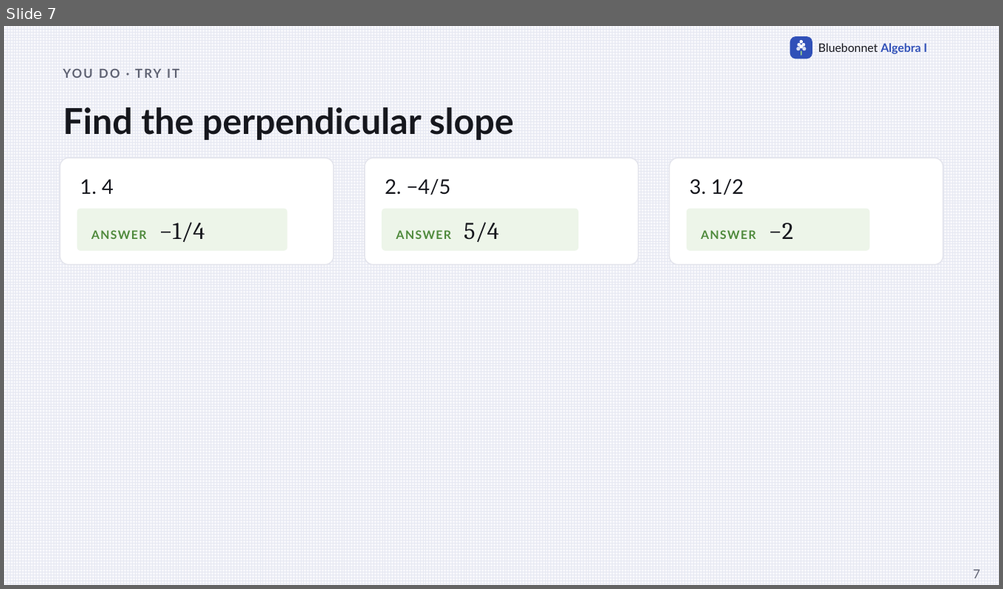
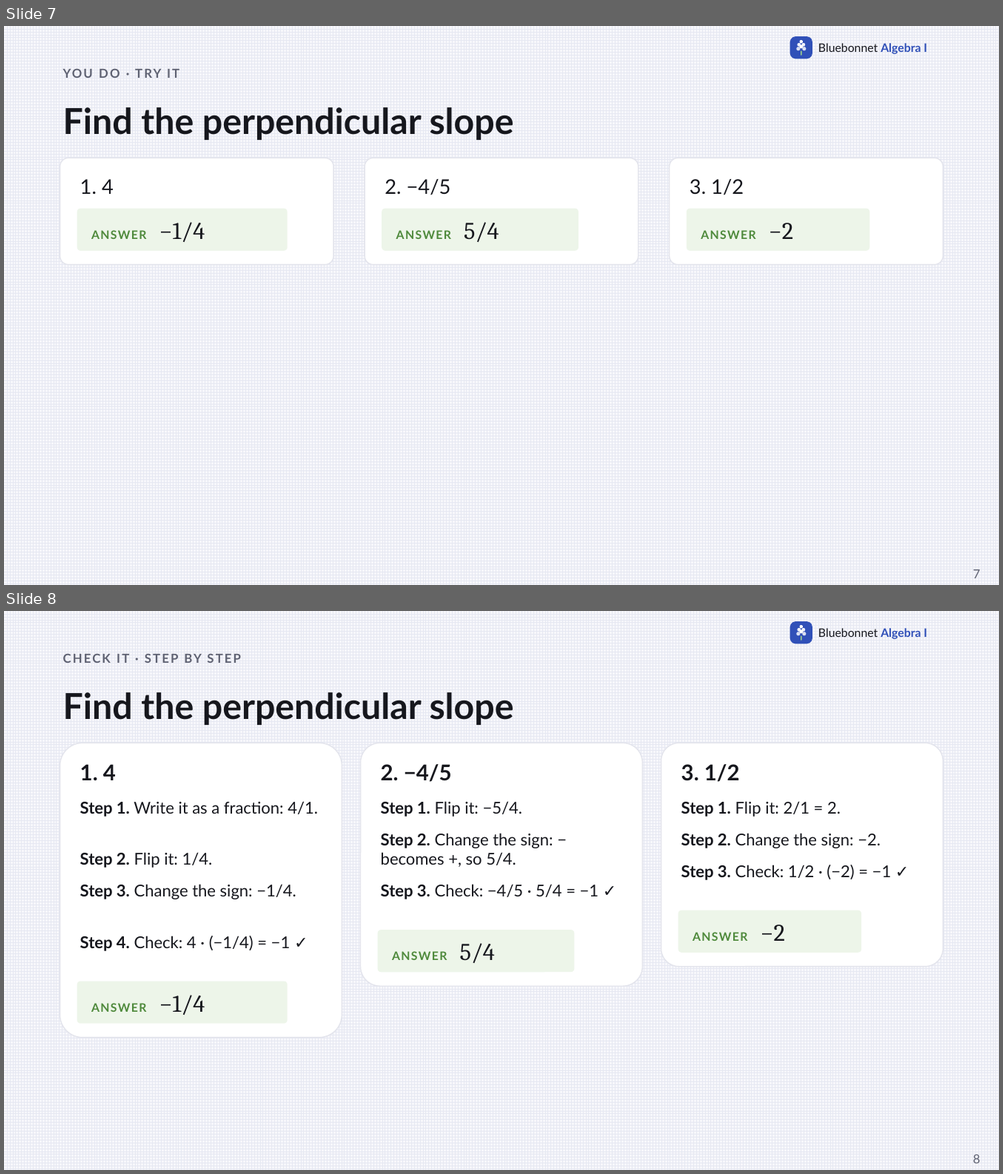
Before and after one commit to Apolloat2022/Algebra1M2U1L4, a slide deck: IEP/t2-lesson3-perpendicular-slopes-IEP.pptx. Shown one above the other, each under a label of ours: slide 7 before the commit, slides 7 and 8 after it. The pictures are 1003x589 and 1003x1174 pixels, drawn with LibreOffice and Linux fonts; fonts in the diff are those of the drawing. Boxes give left, top, right and bottom in pixels: in the first picture for what was removed or moved away, otherwise in the second. Text is boxed around its words. In the diff, an @@ line names an element or a change of style, - is before the commit and + after.

```diff
--- a/IEP/t2-lesson3-perpendicular-slopes-IEP.pptx
+++ b/IEP/t2-lesson3-perpendicular-slopes-IEP.pptx
@@ slide 8 added at bbox=[4, 611, 999, 1170], background pattern #E6E8F2 on #F7F7FB; not listed: 9 template elements that a slide beside it also shows @@
@@ text added at bbox=[184, 654, 202, 663], 12 pt, text #5F6272, bold @@
+CHECK IT · STEP BY STEP
@@ text added at bbox=[63, 692, 514, 725], 34.5 pt, text #16171D, bold @@
+Find the perpendicular slope
@@ rounded rectangle added at bbox=[60, 743, 342, 1038], fill #FFFFFF, outline #E3E4EC 1 pt @@
@@ rounded rectangle added at bbox=[361, 743, 643, 986], fill #FFFFFF, outline #E3E4EC 1 pt @@
@@ rounded rectangle added at bbox=[661, 743, 943, 967], fill #FFFFFF, outline #E3E4EC 1 pt @@
@@ text added at bbox=[80, 764, 116, 780], 21 pt, text #16171D, bold @@
+1. 4
@@ text added at bbox=[381, 764, 452, 782], 21 pt, text #16171D, bold @@
+2. −4/5
@@ text added at bbox=[681, 764, 740, 782], 21 pt, text #16171D, bold @@
+3. 1/2
@@ text added at bbox=[80, 801, 318, 817], 15.8 pt, text #16171D @@
+Step 1. Write it as a fraction: 4/1.
@@ text added at bbox=[381, 801, 522, 817], 15.8 pt, text #16171D @@
+Step 1. Flip it: −5/4.
@@ text added at bbox=[681, 801, 840, 817], 15.8 pt, text #16171D @@
+Step 1. Flip it: 2/1 = 2.
@@ text added at bbox=[80, 852, 213, 868], 15.8 pt, text #16171D @@
+Step 2. Flip it: 1/4.
@@ text added at bbox=[381, 833, 553, 866], 15.8 pt, text #16171D @@
+Step 2. Change the sign: − becomes +, so 5/4.
@@ text added at bbox=[681, 833, 880, 849], 15.8 pt, text #16171D @@
+Step 2. Change the sign: −2.
@@ text added at bbox=[681, 865, 891, 880], 15.8 pt, text #16171D @@
+Step 3. Check: 1/2 · (−2) = −1 ✓
@@ text added at bbox=[80, 884, 296, 900], 15.8 pt, text #16171D @@
+Step 3. Change the sign: −1/4.
@@ text added at bbox=[381, 884, 599, 900], 15.8 pt, text #16171D @@
+Step 3. Check: −4/5 · 5/4 = −1 ✓
@@ rounded rectangle added at bbox=[677, 910, 860, 953], fill #EDF5E9, 11.2 pt, text #4F8A3C, bold @@
+ANSWER −2
@@ text added at bbox=[80, 936, 290, 951], 15.8 pt, text #16171D @@
+Step 4. Check: 4 · (−1/4) = −1 ✓
@@ rounded rectangle added at bbox=[378, 931, 575, 973], fill #EDF5E9, 11.2 pt, text #4F8A3C, bold @@
+ANSWER 5/4
@@ rounded rectangle added at bbox=[77, 982, 287, 1025], fill #EDF5E9, 11.2 pt, text #4F8A3C, bold @@
+ANSWER −1/4
@@ page number added at bbox=[973, 1155, 980, 1164], 12 pt, text #5F6272 @@
+8
```
Also in this commit, not shown: 1 other slide added, 17 other files.
